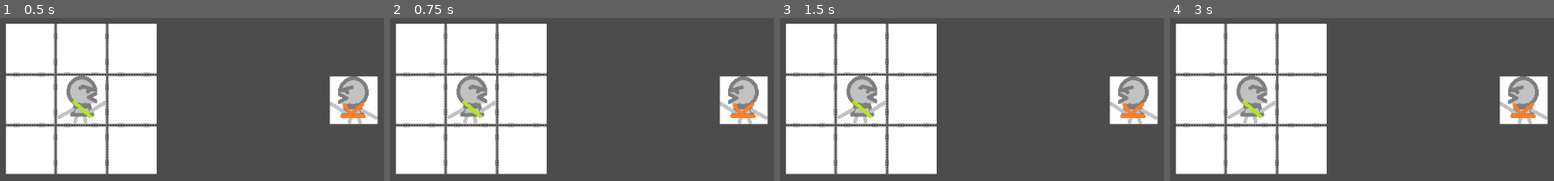
Above: before the commit, frames 1-4 (left to right).
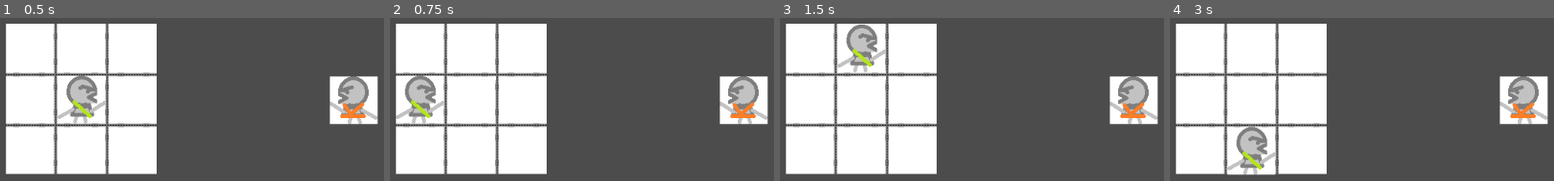
Above: after the commit, the same moments.

Repository: SamBumgardner/way-of-the-wandering-fist
Game: Godot game, scene res://map/Node2DBattle.tscn
Two runs of this game, one before a commit and one after it. Both use one fixed random seed, a clock stepped at 60 frames per second and the inputs below.
Inputs:
- Up to frame 1 (0.5 s): no input
- Up to frame 2 (0.75 s): tap Enter at 0.5 s; hold Right from 0.53 s (still down)
- Up to frame 3 (1.5 s): tap Space at 1.25 s; release Right at 1.28 s; hold Down from 1.28 s (still down)
- Up to frame 4 (3 s): tap Enter at 2 s; release Down at 2.03 s; hold Right 2.03-2.78 s; tap Space at 2.75 s; hold Up from 2.78 s (still down)

Frame 1 is identical in both runs. In frame 2, 3.9% of the frame differs, in the area x 1-28%, y 35-65%; in frame 3, 3.9%; in frame 4, 4.0%, in the area x 14-28%, y 35-97%.

Commit message:
Control Hero Grid Movement with Arrow Keys

Diff:
--- a/godot/map/Node2DBattle.tscn
+++ b/godot/map/Node2DBattle.tscn
@@ -1,8 +1,9 @@
-[gd_scene load_steps=4 format=2]
+[gd_scene load_steps=5 format=2]
 
 [ext_resource path="res://map/map-3x3.png" type="Texture" id=1]
 [ext_resource path="res://map/monster-orange-belt.png" type="Texture" id=2]
 [ext_resource path="res://map/hero-green-sash.png" type="Texture" id=3]
+[ext_resource path="res://map/hero-green-sash.gd" type="Script" id=4]
 
 [node name="Node2D" type="Node2D"]
 
@@ -10,9 +11,13 @@
 position = Vector2( 351, 301 )
 texture = ExtResource( 1 )
 
-[node name="hero-green-sash" type="Sprite" parent="."]
+[node name="hero-green-sash" type="Polygon2D" parent="."]
 position = Vector2( 351, 302 )
 texture = ExtResource( 3 )
+polygon = PoolVector2Array( 32, 32, -32, 32, -32, -32, 32, -32 )
+uv = PoolVector2Array( 64, 64, 0, 64, 0, 0, 64, 0 )
+polygons = [ PoolIntArray( 0, 1, 2, 3 ) ]
+script = ExtResource( 4 )
 
 [node name="monster-orange-belt" type="Sprite" parent="."]
 position = Vector2( 716, 303 )
--- /dev/null
+++ b/godot/map/hero-green-sash.gd
@@ -0,0 +1,85 @@
+extends Polygon2D
+
+
+# Declare member variables here.
+var MAP_SQUARE_SIZE = 3
+var MAP_UNIT_SQUARE_SIZE_PIXEL = 64
+var MAP_UNIT_SQUARE_BORDER_SIZE_PIXEL = 5
+
+var MOVEMENT_DISTANCE_PIXEL = (
+	MAP_UNIT_SQUARE_SIZE_PIXEL
+	+ MAP_UNIT_SQUARE_BORDER_SIZE_PIXEL
+)
+
+var MAP_HEIGHT = MAP_SQUARE_SIZE
+var MAP_WIDTH = MAP_SQUARE_SIZE
+
+var HERO_NAME = 'Hero'
+var MAXIMUM_POSITION_X = MAP_WIDTH - 1
+var MAXIMUM_POSITION_Y = MAP_HEIGHT - 1
+var MINIMUM_POSITION_X = 0
+var MINIMUM_POSITION_Y = 0
+var positionX = 1
+var positionY = 1
+
+var CONSOLE_OUTPUT = false
+var IS_WRAP_AROUND = true
+
+# Called when the node enters the scene tree for the first time.
+func _ready():
+	pass # Replace with function body.
+
+func _input(_event):
+	_handleInput()
+
+func _currentPositionString():
+	return '(' + String(positionX) + ', ' + String(positionY) + ')'
+
+func _handleInput():
+	if (Input.is_key_pressed(KEY_LEFT)):
+		_moveLeft()
+
+	if (Input.is_key_pressed(KEY_RIGHT)):
+		_moveRight()
+
+	if (Input.is_key_pressed(KEY_UP)):
+		_moveUp()
+
+	if (Input.is_key_pressed(KEY_DOWN)):
+		_moveDown()
+
+func _moveDown():
+	var currentPositionY = positionY
+
+	positionY = (positionY - 1 + MAP_HEIGHT) % MAP_HEIGHT
+	move_local_y((currentPositionY - positionY) * MOVEMENT_DISTANCE_PIXEL)
+
+	if (OS.is_debug_build()):
+		print(HERO_NAME + ' moved down to ' + _currentPositionString())
+
+func _moveLeft():
+	var currentPositionX = positionX
+
+	positionX = (positionX - 1 + MAP_WIDTH) % MAP_WIDTH
+	move_local_x((currentPositionX - positionX) * -MOVEMENT_DISTANCE_PIXEL)
+
+	if (OS.is_debug_build()):
+		print(HERO_NAME + ' moved left to ' + _currentPositionString())
+
+func _moveRight():
+	var currentPositionX = positionX
+
+	positionX = (positionX + 1) % MAP_WIDTH
+	move_local_x((currentPositionX - positionX) * -MOVEMENT_DISTANCE_PIXEL)
+
+	if (OS.is_debug_build()):
+		print(HERO_NAME + ' moved right to ' + _currentPositionString())
+
+func _moveUp():
+	var currentPositionY = positionY
+
+	positionY = (positionY + 1) % MAP_HEIGHT
+	move_local_y((currentPositionY - positionY) * MOVEMENT_DISTANCE_PIXEL)
+
+	if (OS.is_debug_build()):
+		print(HERO_NAME + ' moved up to ' + _currentPositionString())
